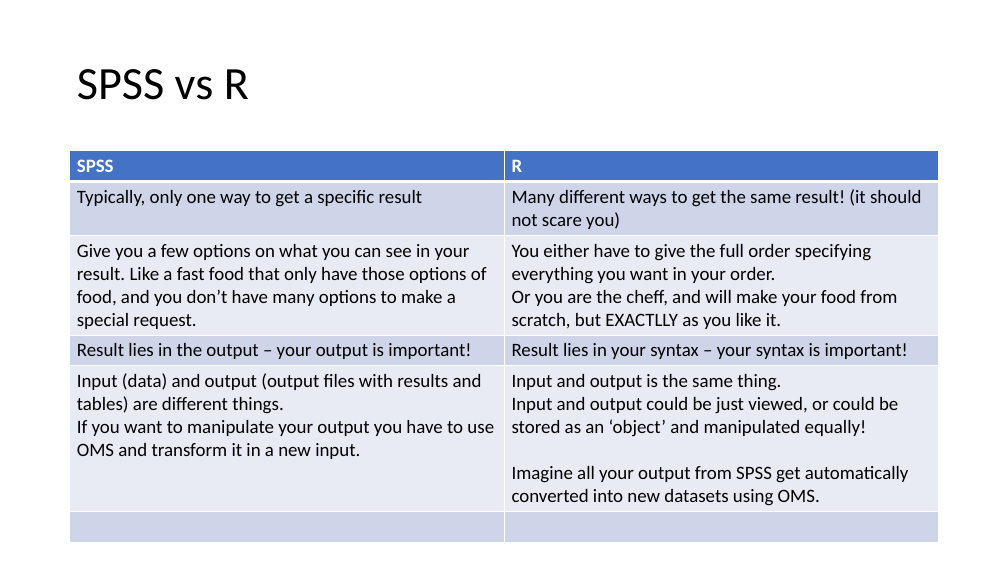
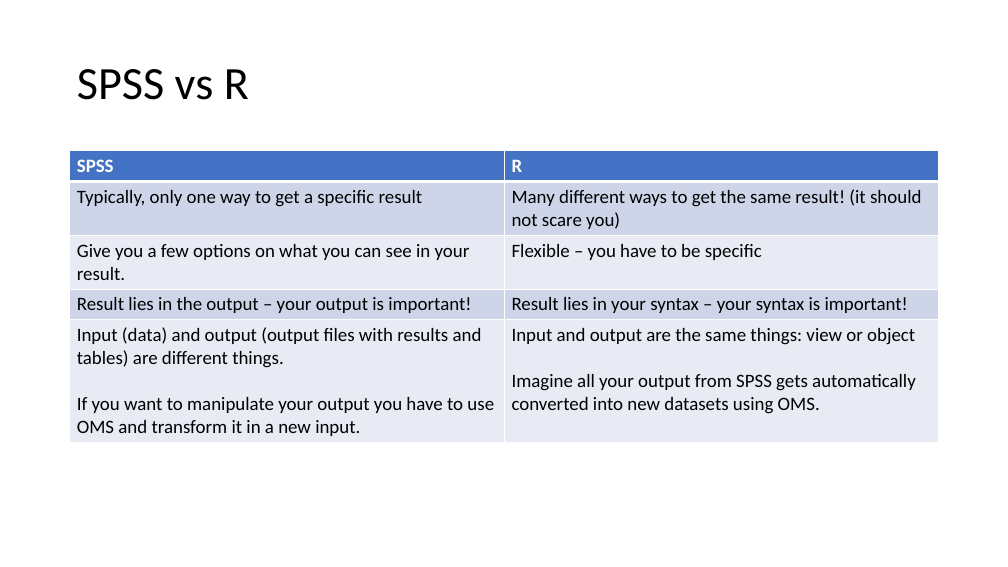
Before and after one commit to ruampimentel/SPSS_to_R, a slide deck: slide 8 of Slides - Data Cleaning.pptx (slide 5 before the commit). Drawn at 1008x567 pixels with LibreOffice and Linux fonts; fonts in the diff are those of the drawing. Boxes give left, top, right and bottom in pixels: in the first picture for what was removed or moved away, otherwise in the second. Text is boxed around its words. In the diff, an @@ line names an element or a change of style, - is before the commit and + after.

```diff
--- a/Slides - Data Cleaning.pptx
+++ b/Slides - Data Cleaning.pptx
@@ table at box(70, 151, 939, 440) @@
-row 3, column 1: Give you a few options on what you can see in your result. Like a fast food that only have those options of food, and you don’t have many options to make a special request.
+row 3, column 1: Give you a few options on what you can see in your result.
-row 3, column 2: You either have to give the full order specifying everything you want in your order. / Or you are the cheff, and will make your food from scratch, but EXACTLLY as you like it.
+row 3, column 2: Flexible – you have to be specific
-row 5: Input (data) and output (output files with results and tables) are different things. / If you want to manipulate your output you have to use OMS and transform it in a new input. | Input and output is the same thing. / Input and output could be just viewed, or could be stored as an ‘object’ and manipulated equally! / Imagine all your output from SPSS get automatically converted into new datasets using OMS.
-row 6:  | 
+row 5: Input (data) and output (output files with results and tables) are different things. / If you want to manipulate your output you have to use OMS and transform it in a new input. | Input and output are the same things: view or object / Imagine all your output from SPSS gets automatically converted into new datasets using OMS.
```
Also in this commit, not shown: 2 other slides changed, 4 slides added, 8 other files.
